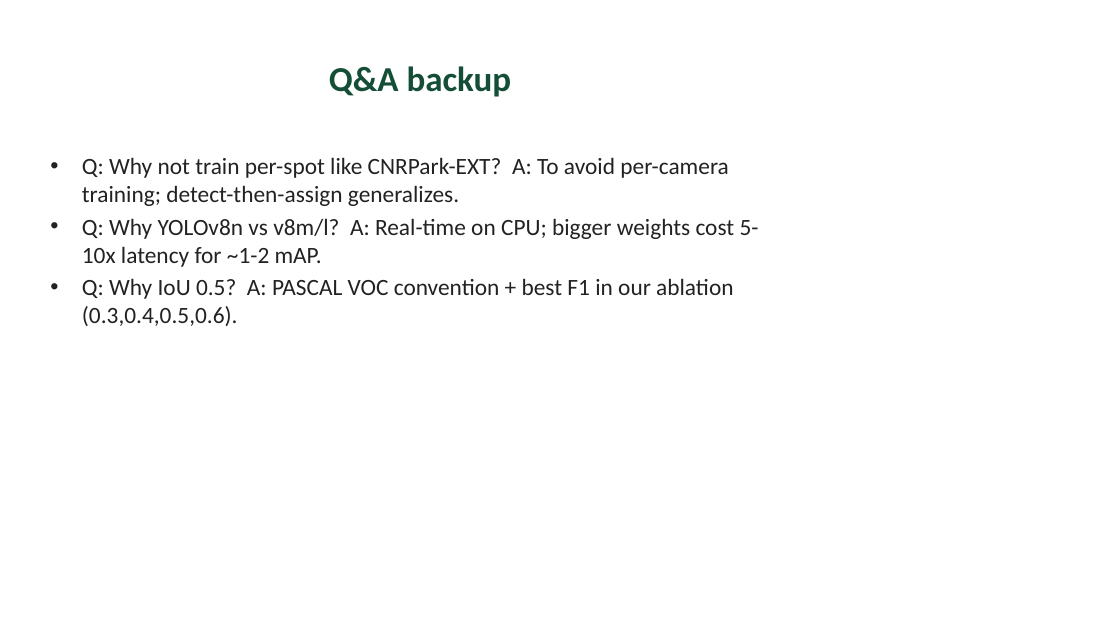
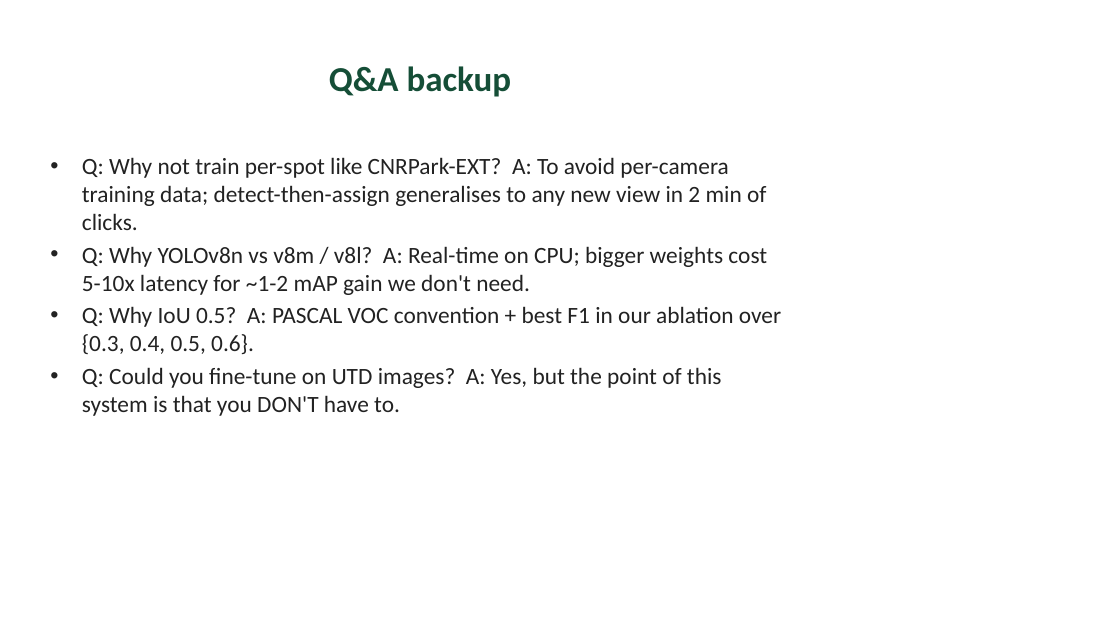
Before and after one commit to Eswar-deep/CV-assignment, a slide deck: slide 11 of presentation/slides.pptx (slide 10 before the commit). Drawn at 1120x630 pixels with LibreOffice and Linux fonts; fonts in the diff are those of the drawing. Boxes give left, top, right and bottom in pixels: in the first picture for what was removed or moved away, otherwise in the second. Text is boxed around its words. In the diff, an @@ line names an element or a change of style, - is before the commit and + after.

```diff
--- a/presentation/slides.pptx
+++ b/presentation/slides.pptx
@@ text at (82,157,781,416): text changed @@
-• Q: Why not train per-spot like CNRPark-EXT? A: To avoid per-camera training; detect-then-assign generalizes.
-• Q: Why YOLOv8n vs v8m/l? A: Real-time on CPU; bigger weights cost 5-10x latency for ~1-2 mAP.
-• Q: Why IoU 0.5? A: PASCAL VOC convention + best F1 in our ablation (0.3,0.4,0.5,0.6).
+• Q: Why not train per-spot like CNRPark-EXT? A: To avoid per-camera training data; detect-then-assign generalises to any new view in 2 min of clicks.
+• Q: Why YOLOv8n vs v8m / v8l? A: Real-time on CPU; bigger weights cost 5-10x latency for ~1-2 mAP gain we don't need.
+• Q: Why IoU 0.5? A: PASCAL VOC convention + best F1 in our ablation over {0.3, 0.4, 0.5, 0.6}.
+• Q: Could you fine-tune on UTD images? A: Yes, but the point of this system is that you DON'T have to.
```
Also in this commit, not shown: 6 other slides changed, 4 slides added, 3 slides removed, 10 other files.
